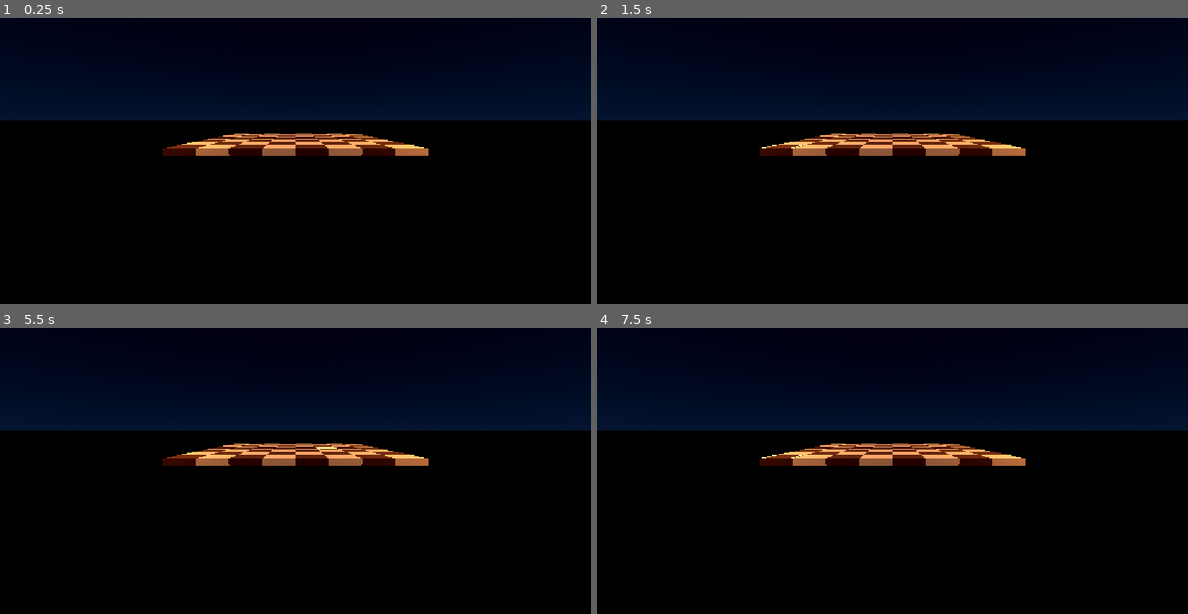
Above: before the commit, frames 1-4 (two rows, left to right).
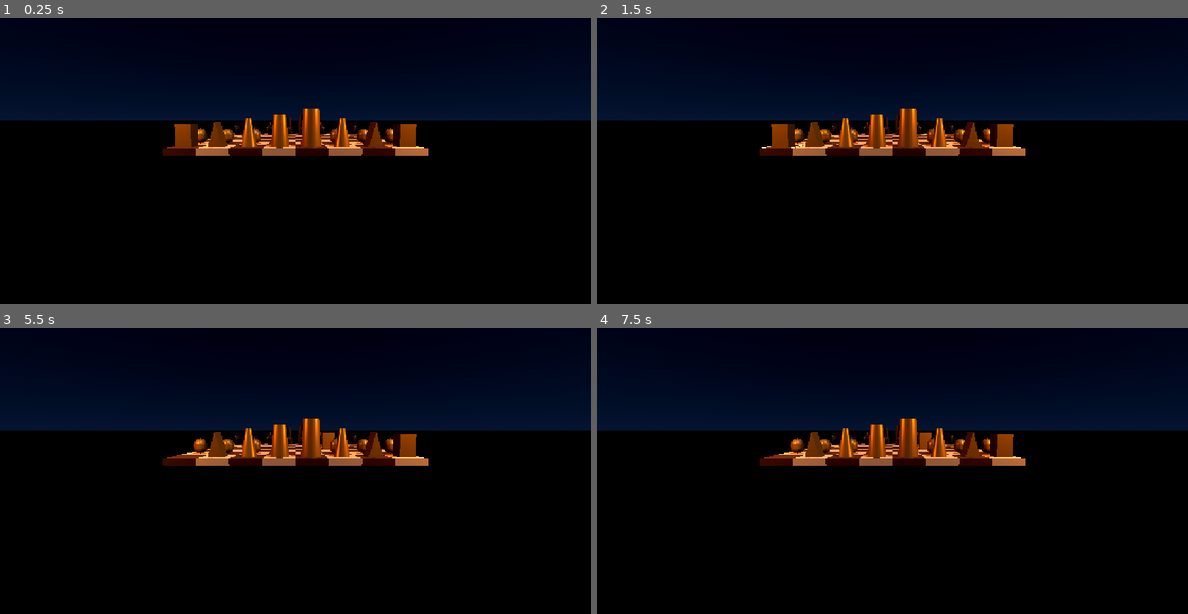
Above: after the commit, the same moments.

Repository: JavaneseIvankov/nusantara-chess
Game: Godot game, scene res://main/main.tscn
The game is run twice, just before and just after one commit, with the same random seed, the same clock (stepped at 60 frames per second) and the same inputs.
Inputs (mouse positions are in pixels of both pictures, inside the frame that each line leads up to):
- Up to frame 1 (0.25 s): no input
- Up to frame 2 (1.5 s): tap Enter at 0.5 s; move the mouse to (1022, 120) at 0.52 s; click (1022, 120) at 0.67 s; tap Space at 1.25 s; move the mouse to (774, 155) at 1.27 s; click (774, 155) at 1.42 s
- Up to frame 3 (5.5 s): tap Enter at 2, 3.5 s; move the mouse to (354, 373) at 2.02 s; click (354, 373) at 2.17 s; tap Space at 2.75, 4.25 s; move the mouse to (265, 513) at 2.77 s; click (265, 513) at 2.92 s; move the mouse to (472, 496) at 3.52 s; click (472, 496) at 3.67 s; move the mouse to (118, 399) at 4.27 s; click (118, 399) at 4.42 s; move the mouse to (325, 448) at 5.02 s; click (325, 448) at 5.17 s
- Up to frame 4 (7.5 s): move the mouse to (803, 365) at 5.77 s; click (803, 365) at 5.92 s; move the mouse to (1022, 430) at 6.52 s; click (1022, 430) at 6.67 s; move the mouse to (774, 465) at 7.27 s; click (774, 465) at 7.42 s

The runs differ from the first frame. In frame 1, 2.4% of the frame differs, in the area x 29-71%, y 31-46%; in frame 2, 2.4%; in frame 3, 2.2%; in frame 4, 2.2%.

Commit message:
feat(pieces): implement 32 placeholder chess pieces and smooth tween movement
- Create modular ChessPiece scene and script with Gold and Obsidian faction materials

- Spawn initial 32 chess pieces on 8x8 board grid

- Implement piece selection, smooth tween translation, and basic capture mechanics

Diff:
--- /dev/null
+++ b/scenes/pieces/chess_piece.tscn
@@ -0,0 +1,8 @@
+[gd_scene format=3 uid="uid://b8lplybojxth4"]
+
+[ext_resource type="Script" uid="uid://d07murre2hoyy" path="res://scripts/pieces/chess_piece.gd" id="1_mw4x2"]
+
+[node name="ChessPiece" type="Node3D" unique_id=1981939396]
+script = ExtResource("1_mw4x2")
+
+[node name="VisualMesh" type="MeshInstance3D" parent="." unique_id=1627754171]
--- a/scripts/board/chess_board.gd
+++ b/scripts/board/chess_board.gd
@@ -2,18 +2,24 @@
 
 @export var tile_size: float = 1.0
 @export var tile_height: float = 0.2
-@export var light_color: Color = Color(0.87, 0.77, 0.60) # Warna kayu terang / gading
-@export var dark_color: Color = Color(0.28, 0.16, 0.09)  # Warna kayu jati gelap
+@export var light_color: Color = Color(0.87, 0.77, 0.60)
+@export var dark_color: Color = Color(0.28, 0.16, 0.09)
+
+const PIECE_SCENE: PackedScene = preload("res://scenes/pieces/chess_piece.tscn")
 
 var light_material: StandardMaterial3D
 var dark_material: StandardMaterial3D
 var selection_highlight: Node3D
+
 var selected_grid: Vector2i = Vector2i(-1, -1)
+var selected_piece: ChessPiece = null
+var board_state: Dictionary = {} # Menyimpan pemetaan Vector2i -> ChessPiece
 
 func _ready() -> void:
 	_setup_materials()
 	_generate_board()
 	_create_highlight_frame()
+	_spawn_initial_pieces()
 
 func _setup_materials() -> void:
 	light_material = StandardMaterial3D.new()
@@ -53,7 +59,6 @@
 
 			add_child(tile_body)
 
-# Membuat bingkai kotak bercahaya emas untuk menandai petak terpilih
 func _create_highlight_frame() -> void:
 	selection_highlight = Node3D.new()
 	selection_highlight.name = "SelectionHighlight"
@@ -63,14 +68,13 @@
 	glow_mat.albedo_color = Color(1.0, 0.85, 0.3)
 	glow_mat.emission_enabled = true
 	glow_mat.emission = Color(1.0, 0.78, 0.2)
-	glow_mat.emission_energy_multiplier = 2.5 # Memicu efek Glow di WorldEnvironment
+	glow_mat.emission_energy_multiplier = 2.5
 
 	var thickness: float = 0.05
 	var height: float = 0.015
 	var edge_len: float = tile_size * 0.94
 	var half_span: float = (edge_len - thickness) / 2.0
 
-	# 4 sisi bingkai (Utara, Selatan, Barat, Timur)
 	var borders := [
 		{"size": Vector3(edge_len, height, thickness), "pos": Vector3(0, height / 2.0, -half_span)},
 		{"size": Vector3(edge_len, height, thickness), "pos": Vector3(0, height / 2.0, half_span)},
@@ -89,7 +93,33 @@
 
 	add_child(selection_highlight)
 
-# Deteksi klik kiri mouse pada papan 3D
+func _spawn_initial_pieces() -> void:
+	var back_rank := [
+		ChessPiece.PieceType.ROOK,
+		ChessPiece.PieceType.KNIGHT,
+		ChessPiece.PieceType.BISHOP,
+		ChessPiece.PieceType.QUEEN,
+		ChessPiece.PieceType.KING,
+		ChessPiece.PieceType.BISHOP,
+		ChessPiece.PieceType.KNIGHT,
+		ChessPiece.PieceType.ROOK
+	]
+
+	for col in range(8):
+		# Faksi Gelap (Obsidian) di baris atas (row 0 & 1)
+		_spawn_piece(back_rank[col], ChessPiece.Faction.OBSIDIAN, Vector2i(col, 0))
+		_spawn_piece(ChessPiece.PieceType.PAWN, ChessPiece.Faction.OBSIDIAN, Vector2i(col, 1))
+
+		# Faksi Terang (Emas Nusantara) di baris bawah (row 6 & 7)
+		_spawn_piece(ChessPiece.PieceType.PAWN, ChessPiece.Faction.GOLD, Vector2i(col, 6))
+		_spawn_piece(back_rank[col], ChessPiece.Faction.GOLD, Vector2i(col, 7))
+
+func _spawn_piece(p_type: ChessPiece.PieceType, p_faction: ChessPiece.Faction, grid_pos: Vector2i) -> void:
+	var piece: ChessPiece = PIECE_SCENE.instantiate()
+	add_child(piece)
+	piece.setup(p_type, p_faction, grid_pos, grid_to_world(grid_pos))
+	board_state[grid_pos] = piece
+
 func _unhandled_input(event: InputEvent) -> void:
 	if event is InputEventMouseButton and event.button_index == MOUSE_BUTTON_LEFT and event.pressed:
 		_raycast_board(event.position)
@@ -107,20 +137,55 @@
 	var result := space_state.intersect_ray(query)
 
 	if result and result.collider.has_meta("grid_pos"):
-		var grid_pos: Vector2i = result.collider.get_meta("grid_pos")
-		_select_tile(grid_pos)
+		var clicked_grid: Vector2i = result.collider.get_meta("grid_pos")
+		_handle_tile_click(clicked_grid)
 
-func _select_tile(grid_pos: Vector2i) -> void:
-	if selected_grid == grid_pos:
-		# Klik petak yang sama untuk membatalkan seleksi
-		selected_grid = Vector2i(-1, -1)
-		selection_highlight.visible = false
+func _handle_tile_click(clicked_grid: Vector2i) -> void:
+	var clicked_piece: ChessPiece = board_state.get(clicked_grid, null)
+
+	# Kasus 1: Sudah ada bidak terpilih sebelumnya
+	if selected_piece != null:
+		# Jika klik petak yang sama -> batalkan pilihan
+		if clicked_grid == selected_grid:
+			_clear_selection()
+			return
+
+		# Jika klik bidak lain milik faksi yang sama -> ganti pilihan ke bidak itu
+		if clicked_piece != null and clicked_piece.faction == selected_piece.faction:
+			_select_piece(clicked_grid, clicked_piece)
+			return
+
+		# Jika klik petak kosong atau bidak lawan -> pindahkan bidak terpilih ke sana!
+		_move_selected_piece(clicked_grid, clicked_piece)
 		return
 
+	# Kasus 2: Belum ada bidak terpilih, dan petak yang diklik ada bidaknya
+	if clicked_piece != null:
+		_select_piece(clicked_grid, clicked_piece)
+
+func _select_piece(grid_pos: Vector2i, piece: ChessPiece) -> void:
 	selected_grid = grid_pos
+	selected_piece = piece
 	selection_highlight.position = grid_to_world(grid_pos)
 	selection_highlight.visible = true
-	print("Petak terpilih: ", grid_pos)
+
+func _clear_selection() -> void:
+	selected_grid = Vector2i(-1, -1)
+	selected_piece = null
+	selection_highlight.visible = false
+
+func _move_selected_piece(target_grid: Vector2i, captured_piece: ChessPiece) -> void:
+	# Hapus bidak lawan jika ada di petak tujuan
+	if captured_piece != null:
+		captured_piece.queue_free()
+
+	# Perbarui data grid
+	board_state.erase(selected_grid)
+	board_state[target_grid] = selected_piece
+
+	# Jalankan animasi meluncur ke petak tujuan
+	selected_piece.move_to(target_grid, grid_to_world(target_grid))
+	_clear_selection()
 
 func grid_to_world(grid_pos: Vector2i) -> Vector3:
 	var offset: float = (8.0 * tile_size) / 2.0 - (tile_size / 2.0)
--- /dev/null
+++ b/scripts/pieces/chess_piece.gd
@@ -0,0 +1,84 @@
+class_name ChessPiece
+extends Node3D
+
+enum PieceType { PAWN, ROOK, KNIGHT, BISHOP, QUEEN, KING }
+enum Faction { GOLD, OBSIDIAN } # GOLD = Faksi Nusantara Terang, OBSIDIAN = Faksi Gelap
+
+var type: PieceType = PieceType.PAWN
+var faction: Faction = Faction.GOLD
+var grid_pos: Vector2i = Vector2i.ZERO
+
+@onready var visual_mesh: MeshInstance3D = $VisualMesh
+
+func setup(p_type: PieceType, p_faction: Faction, start_grid: Vector2i, world_pos: Vector3) -> void:
+	type = p_type
+	faction = p_faction
+	grid_pos = start_grid
+	position = world_pos
+
+	_build_placeholder_visual()
+
+# Membuat bentuk 3D sementara berdasarkan jenis bidak (mudah diganti model .glb nanti)
+func _build_placeholder_visual() -> void:
+	var mat := StandardMaterial3D.new()
+	if faction == Faction.GOLD:
+		mat.albedo_color = Color(0.85, 0.65, 0.25) # Perunggu emas
+		mat.metallic = 0.65
+		mat.roughness = 0.35
+	else:
+		mat.albedo_color = Color(0.18, 0.20, 0.24) # Batu candi / besi obsidian
+		mat.metallic = 0.45
+		mat.roughness = 0.50
+
+	var mesh: Mesh
+	var height: float = 0.6
+
+	match type:
+		PieceType.PAWN:
+			var cap := CapsuleMesh.new()
+			cap.radius = 0.22
+			cap.height = 0.55
+			mesh = cap
+			height = 0.55
+		PieceType.ROOK:
+			var box := BoxMesh.new()
+			box.size = Vector3(0.48, 0.75, 0.48)
+			mesh = box
+			height = 0.75
+		PieceType.KNIGHT:
+			var prism := PrismMesh.new()
+			prism.size = Vector3(0.45, 0.80, 0.55)
+			mesh = prism
+			height = 0.80
+		PieceType.BISHOP:
+			var cyl := CylinderMesh.new()
+			cyl.top_radius = 0.08
+			cyl.bottom_radius = 0.26
+			cyl.height = 0.90
+			mesh = cyl
+			height = 0.90
+		PieceType.QUEEN:
+			var cyl := CylinderMesh.new()
+			cyl.top_radius = 0.20
+			cyl.bottom_radius = 0.30
+			cyl.height = 1.05
+			mesh = cyl
+			height = 1.05
+		PieceType.KING:
+			var cyl := CylinderMesh.new()
+			cyl.top_radius = 0.26
+			cyl.bottom_radius = 0.32
+			cyl.height = 1.20
+			mesh = cyl
+			height = 1.20
+
+	visual_mesh.mesh = mesh
+	visual_mesh.material_override = mat
+	# Pastikan bagian dasar bidak tepat menempel di permukaan papan (Y = 0)
+	visual_mesh.position.y = height / 2.0
+
+# Animasi meluncur mulus saat bidak berpindah petak
+func move_to(target_grid: Vector2i, target_world_pos: Vector3) -> void:
+	grid_pos = target_grid
+	var tween := create_tween().set_trans(Tween.TRANS_CUBIC).set_ease(Tween.EASE_OUT)
+	tween.tween_property(self, "position", target_world_pos, 0.32)
Not shown, added: scripts/pieces/chess_piece.gd.uid
